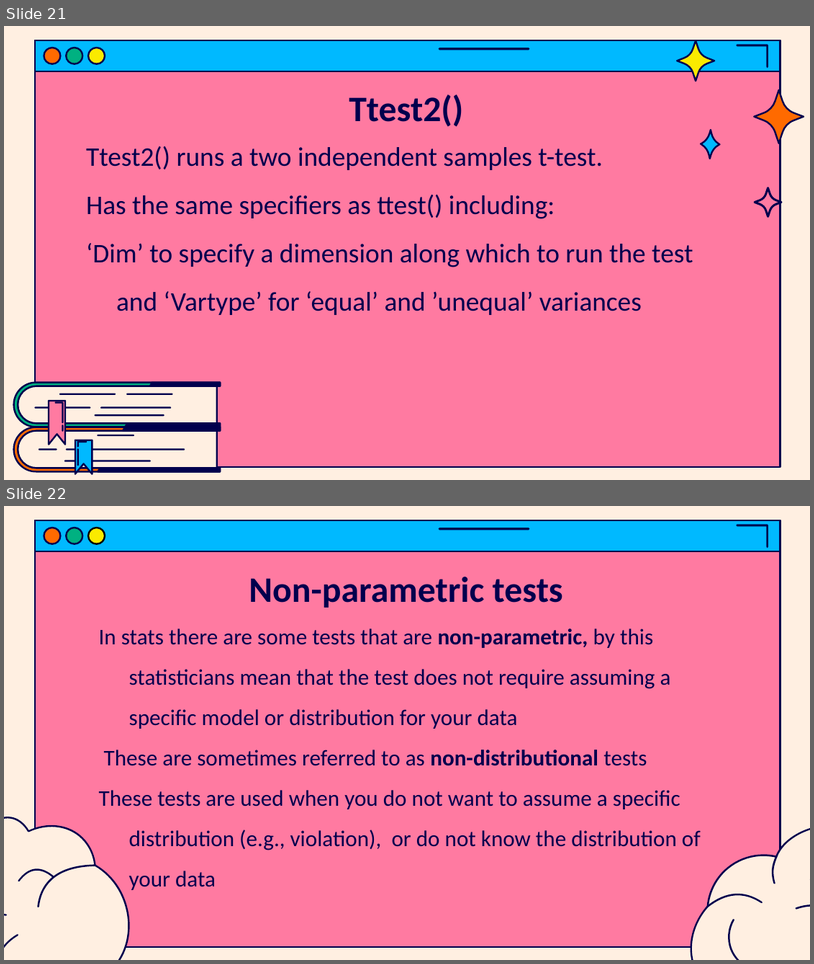
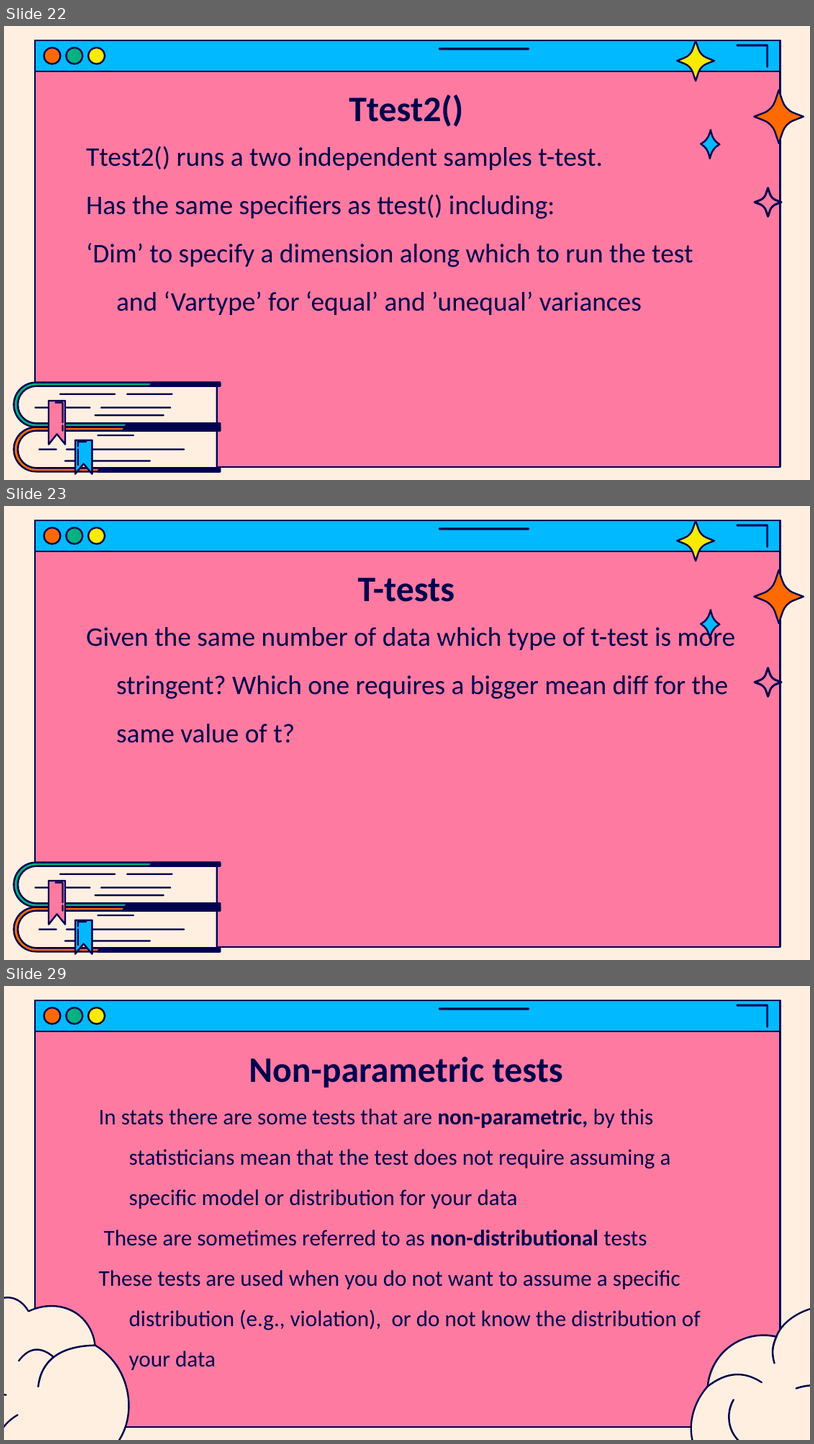
Before and after one commit to jasondsc/MATDRAB2MATFAB, a slide deck: slides/MATLAB_class_6.pptx. Shown one above the other, each under a label of ours: slides 21 and 22 before the commit, slides 22, 23 and 29 after it; the slides between them are not shown. The pictures are 814x964 and 814x1444 pixels, drawn with LibreOffice and Linux fonts; fonts in the diff are those of the drawing. Boxes give left, top, right and bottom in pixels: in the first picture for what was removed or moved away, otherwise in the second. Text is boxed around its words. In the diff, an @@ line names an element or a change of style, - is before the commit and + after.

```diff
--- a/slides/MATLAB_class_6.pptx
+++ b/slides/MATLAB_class_6.pptx
@@ slide 23 added at (4,506,810,960), background #FFEFE1; not listed: 7 template elements that a slide beside it also shows @@
@@ freeform shape added at (677,520,715,561), fill #FAEA00, outline #00004D 1.5 pt @@
@@ freeform shape added at (755,569,804,623), fill #FF6A00, outline #00004D 1.5 pt @@
@@ title added at (358,577,455,602), 32 pt, text #00004D, bold @@
+T-tests
@@ freeform shape added at (701,610,720,639), fill #00B9FF, outline #00004D 1.5 pt @@
@@ text added at (86,623,736,743), 24 pt, text #00004D @@
+Given the same number of data which type of t-test is more stringent? Which one requires a bigger mean diff for the same value of t?
@@ freeform shape added at (755,667,782,697), fill #00004D, outline #00004D 0.75 pt @@
@@ group added at (13,862,221,955): 33 freeform shapes @@
@@ what was slide 21 is now slide 22 @@
@@ what was slide 22 is now slide 29 @@
```
Also in this commit, not shown: 1 slide changed, 6 other slides added, 2 other files.
